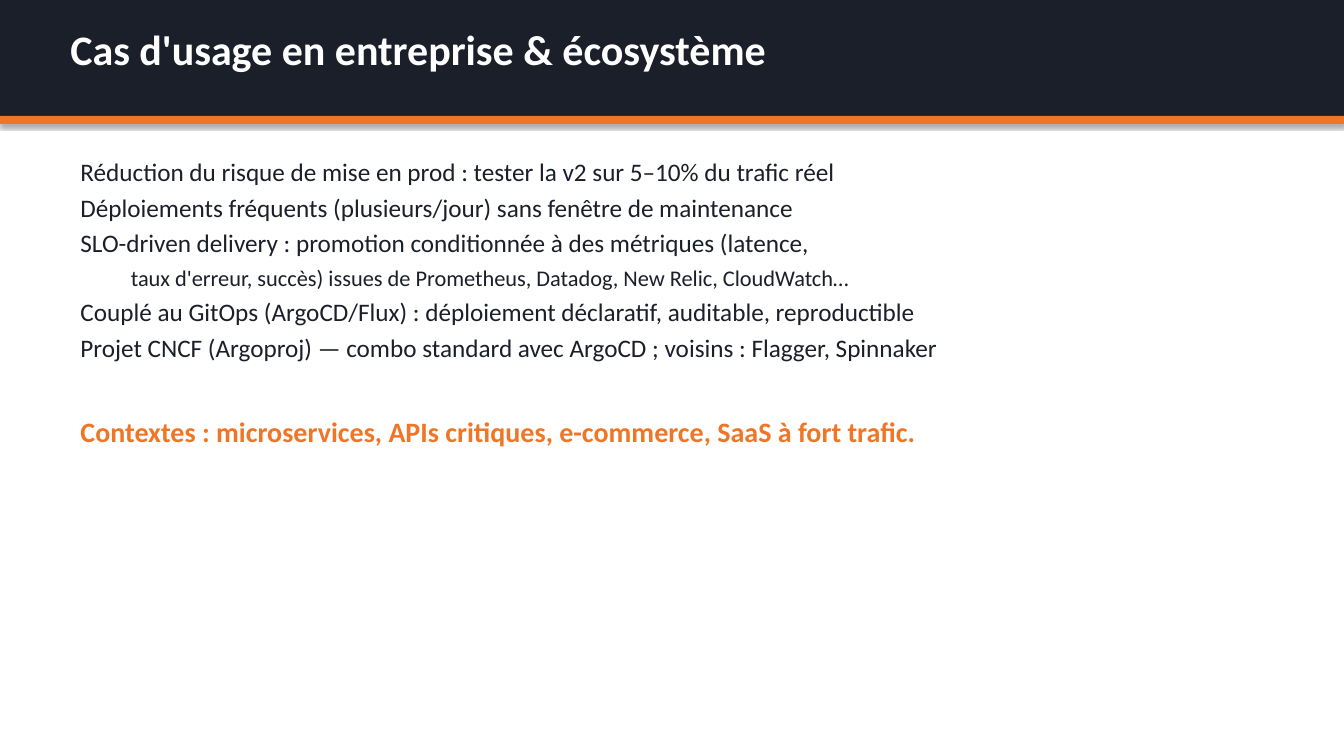
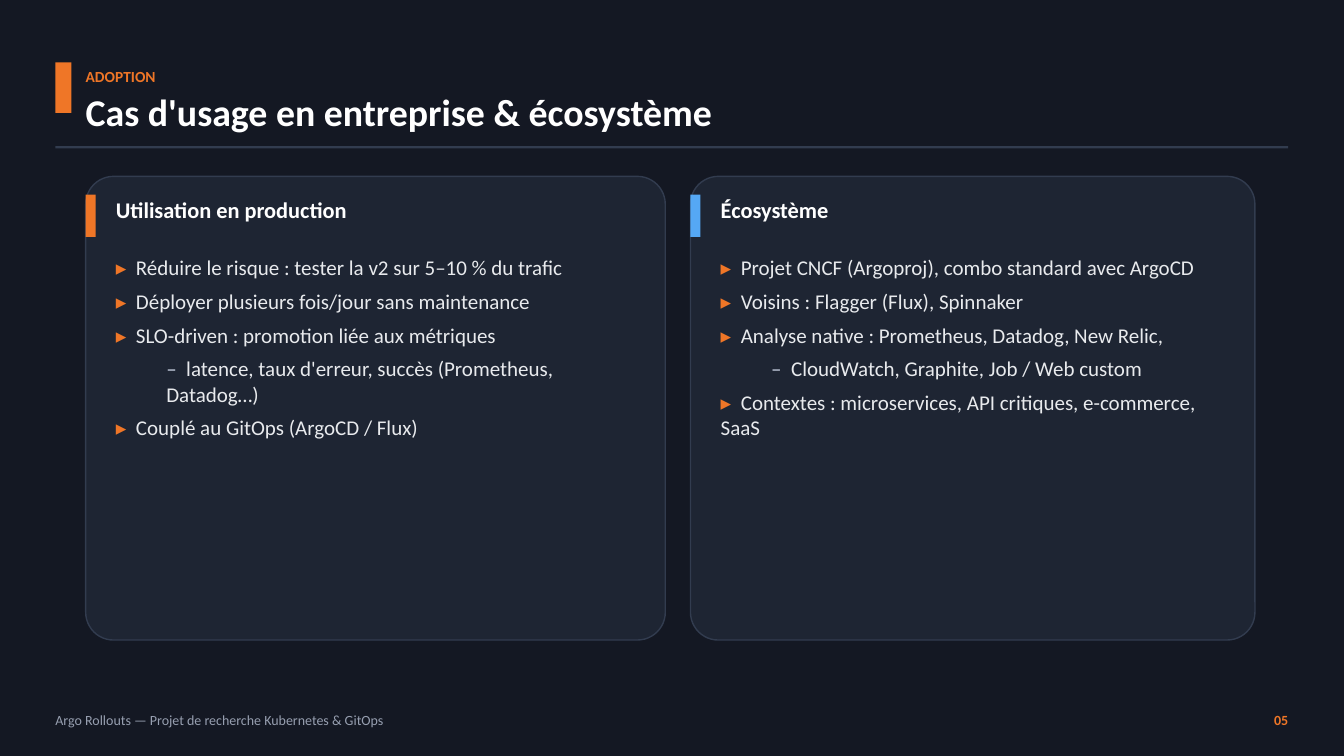
Before and after one commit to Louis-JB/argo-rollouts-demo, a slide deck: slide 6 of slides/argo-rollouts.pptx (slide 7 before the commit). Drawn at 1344x756 pixels with LibreOffice and Linux fonts; fonts in the diff are those of the drawing. Boxes give left, top, right and bottom in pixels: in the first picture for what was removed or moved away, otherwise in the second. Text is boxed around its words. In the diff, an @@ line names an element or a change of style, - is before the commit and + after.

Commit message:
Refonte du PowerPoint : thème sombre élégant + capture réelle de l'UI
- Nouveau design (cartes, colonnes, code boxes, pieds de page, page de titre)
- 13 slides conformes (10-15) couvrant les 4 parties
- Capture navigateur réelle de l'UI rollouts-demo (Chromium headless)
- Images terminal colorisées des démos canary/rollback

```diff
--- a/slides/argo-rollouts.pptx
+++ b/slides/argo-rollouts.pptx
@@ background #FFFFFF to #141823 @@
@@ rectangle removed at [0,0,1344,116] @@
@@ text "ADOPTION": place and size @@
-text "ADOPTION" at [70,35,765,72]
+text "ADOPTION" at [86,72,712,133]
@@ text "ADOPTION" at [86,72,712,133]: vertical alignment top to middle @@
@@ rectangle added at [55,63,72,113], fill #EF7627 @@
@@ text at [86,72,156,82]: paragraph added @@
+ADOPTION
@@ text at [86,99,712,133]: size 30 to 27 pt in "Cas d'usage en entreprise & écosystème"; more space between paragraphs @@
@@ rectangle: place and size @@
-rectangle at [0,116,1344,124]
+rectangle at [55,146,1289,148]
@@ rectangle at [55,146,1289,148]: fill #EF7627 to #323C4F; shadow off @@
@@ rounded rectangle added at [86,176,665,640], fill #1E2533, outline #323C4F 1 pt @@
@@ rounded rectangle added at [691,176,1255,640], fill #1E2533, outline #323C4F 1 pt @@
@@ rectangle added at [86,195,96,237], fill #EF7627 @@
@@ text added at [116,202,347,222], 16 pt, text #FFFFFF, bold @@
+Utilisation en production
@@ rectangle added at [691,195,701,237], fill #55A8F5 @@
@@ text added at [721,200,829,222], 16 pt, text #FFFFFF, bold @@
+Écosystème
@@ text at [136,260,562,439]: text changed; size 18 to 15 pt; text colour #1B1F2A to #E8EAED @@
-Réduction du risque de mise en prod : tester la v2 sur 5–10% du trafic réel
-Déploiements fréquents (plusieurs/jour) sans fenêtre de maintenance
-SLO-driven delivery : promotion conditionnée à des métriques (latence,
-  taux d'erreur, succès) issues de Prometheus, Datadog, New Relic, CloudWatch…
-Couplé au GitOps (ArgoCD/Flux) : déploiement déclaratif, auditable, reproductible
-Projet CNCF (Argoproj) — combo standard avec ArgoCD ; voisins : Flagger, Spinnaker
-Contextes : microservices, APIs critiques, e-commerce, SaaS à fort trafic.
+▸ Réduire le risque : tester la v2 sur 5–10 % du trafic
+▸ Déployer plusieurs fois/jour sans maintenance
+▸ SLO-driven : promotion liée aux métriques
+  – latence, taux d'erreur, succès (Prometheus, Datadog…)
+▸ Couplé au GitOps (ArgoCD / Flux)
@@ text added at [721,260,1195,435], 15 pt, text #E8EAED @@
+▸ Projet CNCF (Argoproj), combo standard avec ArgoCD
+▸ Voisins : Flagger (Flux), Spinnaker
+▸ Analyse native : Prometheus, Datadog, New Relic,
+  – CloudWatch, Graphite, Job / Web custom
+▸ Contextes : microservices, API critiques, e-commerce, SaaS
@@ text added at [55,715,384,728], 10 pt, text #979FB0 @@
+Argo Rollouts — Projet de recherche Kubernetes & GitOps
@@ text added at [1274,716,1288,725], 10 pt, text #EF7627, bold @@
+05
```
Also in this commit, not shown: 11 other slides changed, 1 slide added, 3 slides removed, 3 other files.
